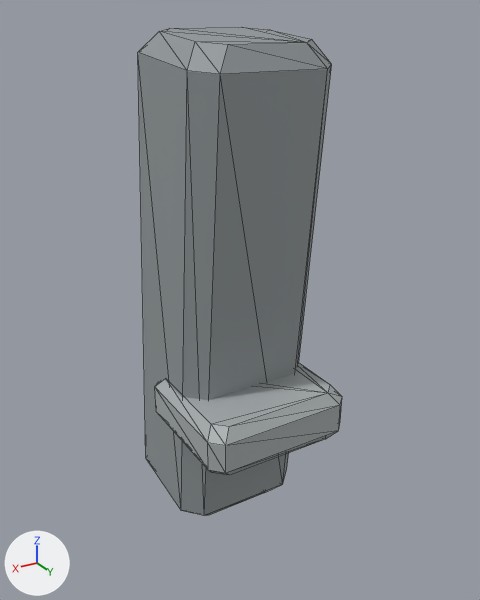
The glTF model assets/models/smg_mag.glb, before and after one commit.
Camera for both pictures: a camera (50 mm lens) standing at (0.201, 0.486, 0.01) and looking at (-0.006, 0.14, -0.163). The lights are fixed; the arrows at lower left show +X, +Y and +Z. The first picture is the older version. Mesh edges are drawn as thin lines. Where no turn or scale is listed for an object, it has been applied to the vertices.

The scene before the commit, as lines of its bpy script (objects in view):
```python
me_geometry_0 = bpy.data.meshes.new('geometry_0')
me_geometry_0.from_pydata(...)  # 64 vertices, 120 faces; spans x -0.05..0.05, y 0.073..0.205, z -0.323..0.003
me_geometry_0.materials.append(mat_defaultmaterial)
ob_geometry_0 = bpy.data.objects.new('geometry_0', me_geometry_0)
ob_geometry_0.location = (0.0, 0.0, 0.0)
```
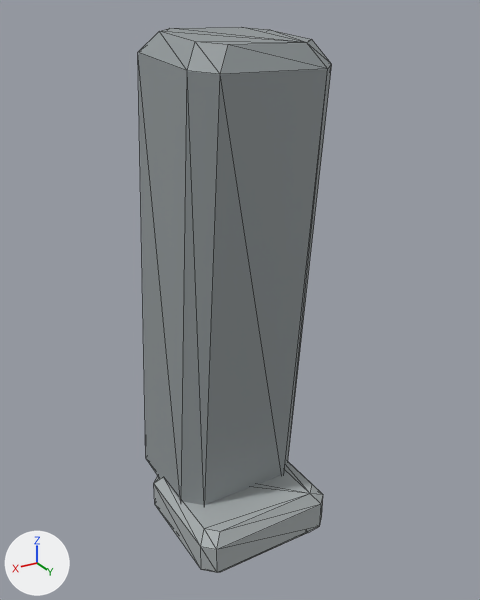
The change, as a list of edits to the scene's bpy script:
```text
Change me_geometry_0:
    used by ob_geometry_0; location = (0.0, 0.0, 0.0)
    remove me_geometry_0.from_pydata(...)  # 64 vertices, 120 faces; spans x -0.05..0.05, y 0.073..0.205, z -0.323..0.003
    add me_geometry_0.from_pydata(...)  # 64 vertices, 120 faces; spans x -0.05..0.05, y 0.073..0.192, z -0.336..0.003
    me_geometry_0 part 1: the loose piece of 32 vertices spanning x -0.05..0.05, y 0.115..0.205, z -0.248..-0.213 is moved by (0.0, -0.013, -0.089)
```

Location of each change, [x1, y1, x2, y2] in pixels of the pictures (480 x 600 px; the box of a moved part takes in the faces that stretch with it):
'geometry_0', reshaped (12% taller): before [138, 27, 342, 516]; after [138, 27, 332, 573]
part 1 of me_geometry_0, moved or reshaped: before [155, 363, 342, 475]; after [154, 462, 323, 573]
